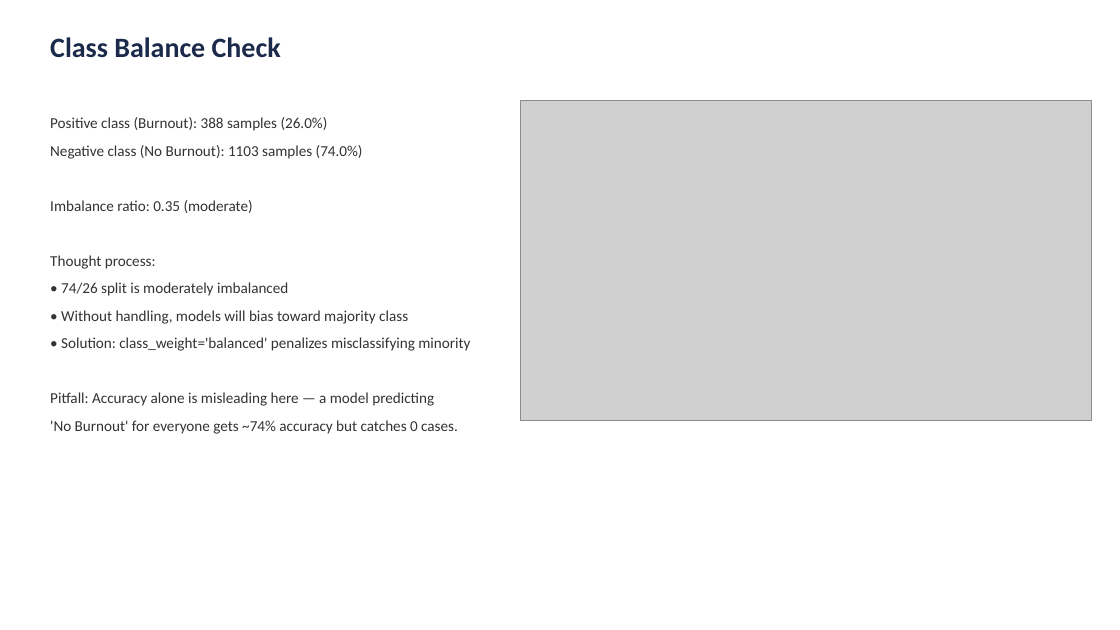
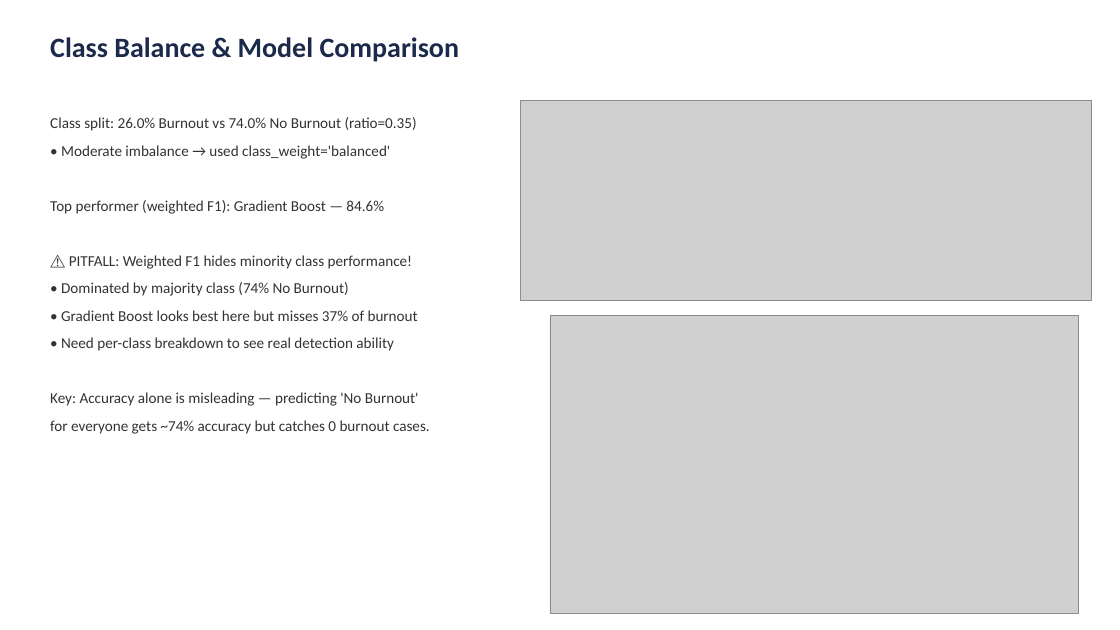
Before and after one commit to savnaysin/SEIS763-01-class, a slide deck: slide 2 of project/Q1_Burnout_Analysis.pptx (slide 3 before the commit). Drawn at 1120x630 pixels with LibreOffice and Linux fonts; fonts in the diff are those of the drawing; grey boxes stand for pictures. Boxes give left, top, right and bottom in pixels: in the first picture for what was removed or moved away, otherwise in the second. Text is boxed around its words. In the diff, an @@ line names an element or a change of style, - is before the commit and + after.

```diff
--- a/project/Q1_Burnout_Analysis.pptx
+++ b/project/Q1_Burnout_Analysis.pptx
@@ text at <box>50,37,459,62</box>: text changed @@
-Class Balance Check
+Class Balance & Model Comparison
@@ text at <box>50,117,430,434</box>: text changed @@
-Positive class (Burnout): 388 samples (26.0%)
-Negative class (No Burnout): 1103 samples (74.0%)
-Imbalance ratio: 0.35 (moderate)
-Thought process:
-• 74/26 split is moderately imbalanced
-• Without handling, models will bias toward majority class
-• Solution: class_weight='balanced' penalizes misclassifying minority
-Pitfall: Accuracy alone is misleading here — a model predicting
-'No Burnout' for everyone gets ~74% accuracy but catches 0 cases.
+Class split: 26.0% Burnout vs 74.0% No Burnout (ratio=0.35)
+• Moderate imbalance → used class_weight='balanced'
+Top performer (weighted F1): Gradient Boost — 84.6%
+⚠️ PITFALL: Weighted F1 hides minority class performance!
+• Dominated by majority class (74% No Burnout)
+• Gradient Boost looks best here but misses 37% of burnout
+• Need per-class breakdown to see real detection ability
+Key: Accuracy alone is misleading — predicting 'No Burnout'
+for everyone gets ~74% accuracy but catches 0 burnout cases.
@@ picture: place and size @@
-picture at <box>521,101,1092,421</box>
+picture at <box>521,101,1092,301</box>
@@ picture added at <box>550,315,1079,613</box> @@
```
Also in this commit, not shown: 5 other slides changed, 1 slide added, 4 slides removed.
